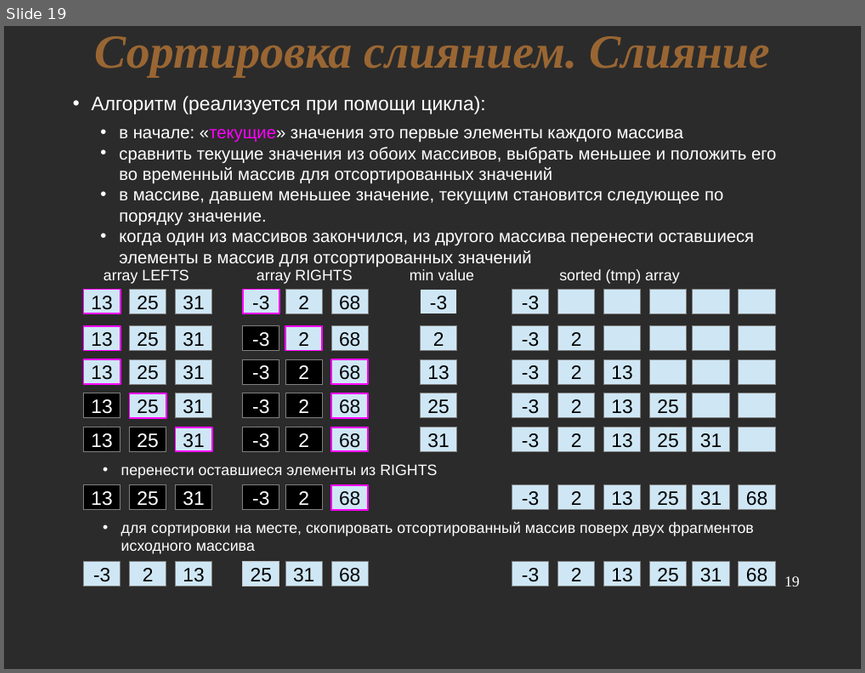
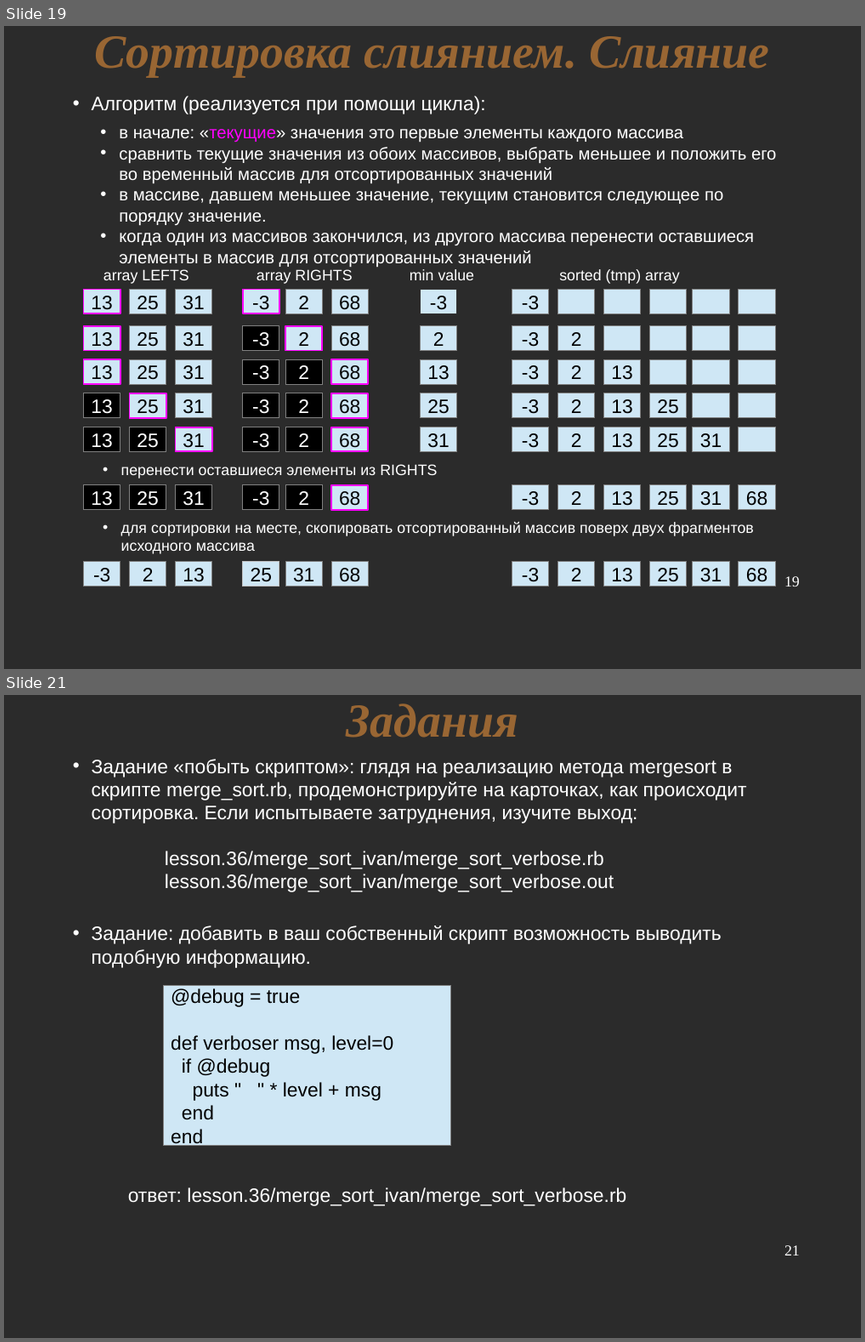
Before and after one commit to nkrot/rufsl, a slide deck: lectures/sorting.odp. Shown one above the other, each under a label of ours: slide 19 before the commit, slides 19 and 21 after it; the slides between them are not shown. The pictures are 865x673 and 865x1342 pixels, drawn with LibreOffice and Linux fonts; fonts in the diff are those of the drawing; background and template pictures are left out; a plain dark background stands for a picture behind light text. Boxes give left, top, right and bottom in pixels: in the first picture for what was removed or moved away, otherwise in the second. Text is boxed around its words. In the diff, an @@ line names an element or a change of style, - is before the commit and + after.

Commit message:
more tasks on merge sort

```diff
--- a/lectures/sorting.odp
+++ b/lectures/sorting.odp
@@ slide 21 added at box(4, 695, 861, 1338), background picture (left out) @@
@@ title added at box(346, 703, 518, 737), 44 pt, text #996633, bold, italic @@
+Задания
@@ text added at box(92, 759, 747, 823), 18 pt, text #FFFFFF @@
+• Задание «побыть скриптом»: глядя на реализацию метода mergesort в скрипте merge_sort.rb, продемонстрируйте на карточках, как происходит сортировка. Если испытываете затруднения, изучите выход:
@@ text added at box(165, 851, 613, 892), 18 pt, text #FFFFFF @@
+lesson.36/merge_sort_ivan/merge_sort_verbose.rb
+lesson.36/merge_sort_ivan/merge_sort_verbose.out
@@ text added at box(92, 925, 721, 968), 18 pt, text #FFFFFF @@
+• Задание: добавить в ваш собственный скрипт возможность выводить подобную информацию.
@@ rectangle added at box(164, 986, 451, 1145), fill #CFE7F5, outline #808080 0 pt, 18 pt, text #000000 @@
+@debug = true
+def verboser msg, level=0
+if @debug
+puts " " * level + msg
+end
+end
@@ text added at box(128, 1187, 626, 1206), 18 pt, text #FFFFFF @@
+ответ: lesson.36/merge_sort_ivan/merge_sort_verbose.rb
@@ page number added at box(784, 1245, 800, 1255), 14 pt, text #FFFFFF @@
+21
```
Also in this commit, not shown: 1 slide changed, 2 other slides added, 5 other files.
